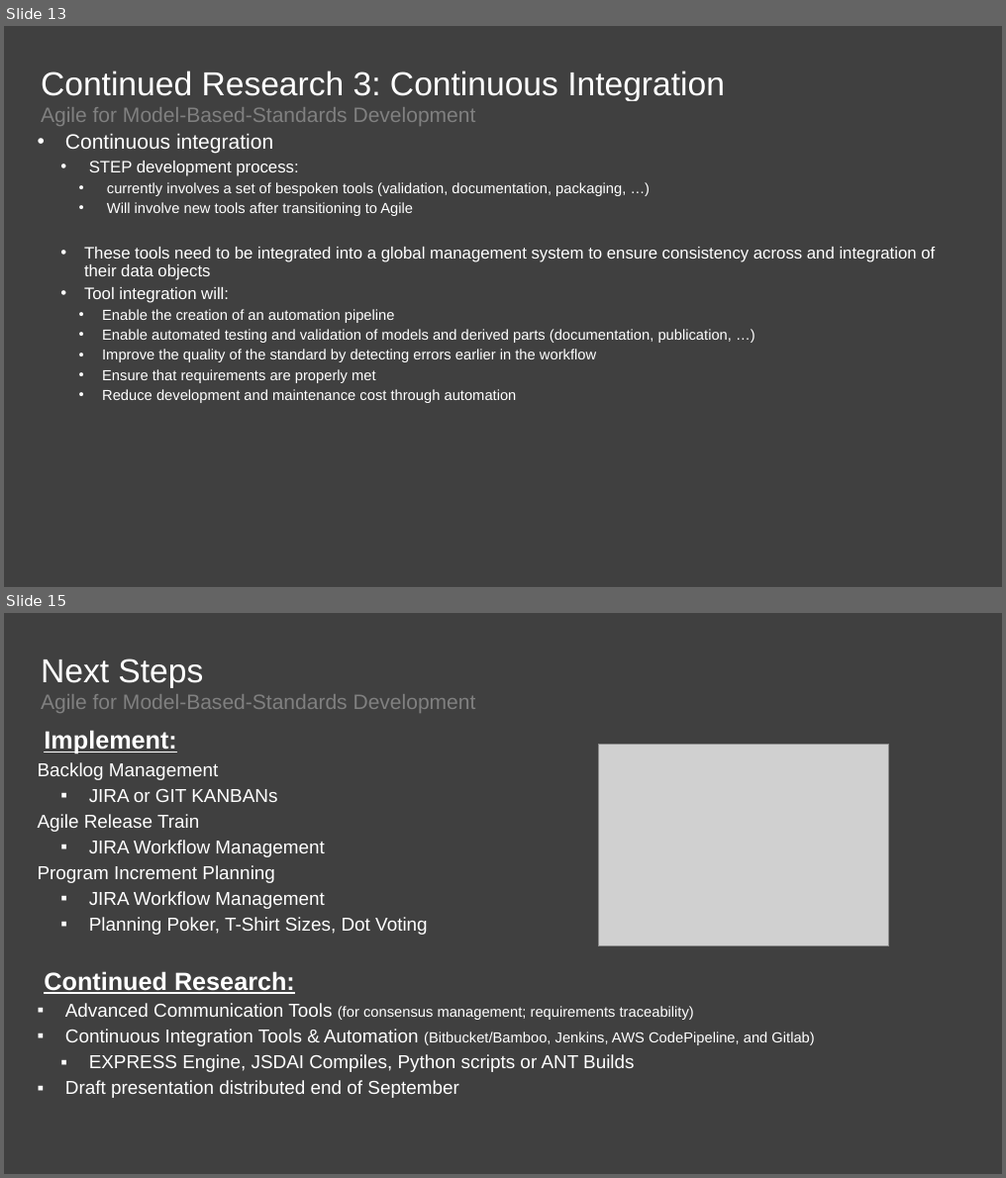
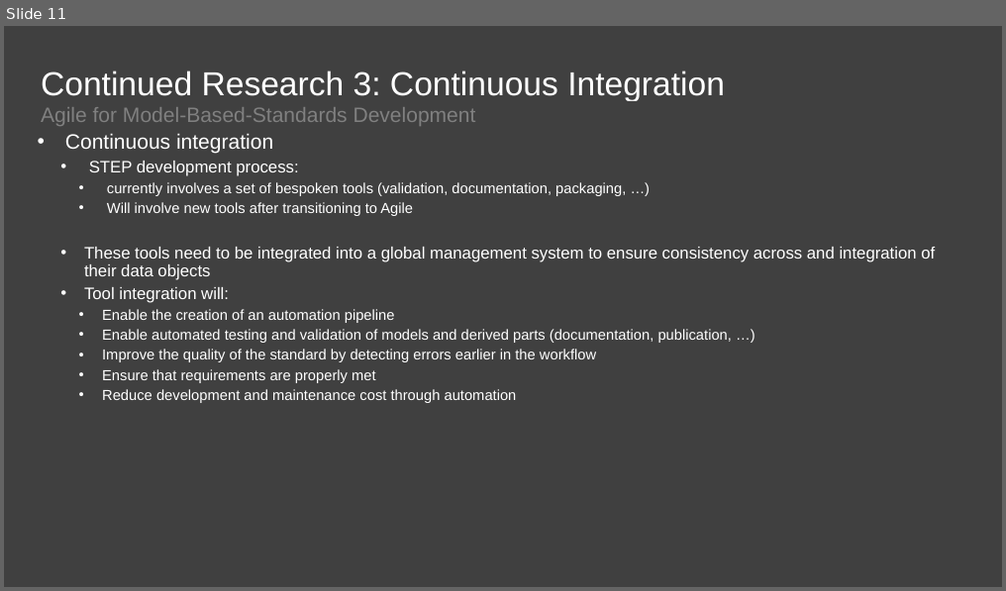
Before and after one commit to agile4mbsd/papers, a slide deck: 01 - Agile for Model-Based Standards Development/D - Presentations/PDES.Presentation.pptx. Shown one above the other, each under a label of ours: slides 13 and 15 before the commit, slide 11 after it; the slides between them are not shown. The pictures are 1006x1178 and 1006x591 pixels, drawn with LibreOffice and Linux fonts; fonts in the diff are those of the drawing; grey boxes stand for pictures; background and template pictures are left out. Boxes give left, top, right and bottom in pixels: in the first picture for what was removed or moved away, otherwise in the second. Text is boxed around its words. In the diff, an @@ line names an element or a change of style, - is before the commit and + after.

Commit message:
Agile complete

```diff
--- a/01 - Agile for Model-Based Standards Development/D - Presentations/PDES.Presentation.pptx
+++ b/01 - Agile for Model-Based Standards Development/D - Presentations/PDES.Presentation.pptx
@@ slide 15 removed at (4, 613, 1002, 1174), background #404040 @@
@@ title removed at (41, 659, 203, 688) @@
-Next Steps
@@ text removed at (41, 694, 476, 713) @@
-Agile for Model-Based-Standards Development
@@ text removed at (38, 730, 814, 1098) @@
-  Implement:
-Backlog Management
-  ▪ JIRA or GIT KANBANs
-Agile Release Train
-  ▪ JIRA Workflow Management
-Program Increment Planning
-  ▪ JIRA Workflow Management
-  ▪ Planning Poker, T-Shirt Sizes, Dot Voting
-  Continued Research:
-▪ Advanced Communication Tools (for consensus management; requirements traceability)
-▪ Continuous Integration Tools & Automation (Bitbucket/Bamboo, Jenkins, AWS CodePipeline, and Gitlab)
-  ▪ EXPRESS Engine, JSDAI Compiles, Python scripts or ANT Builds
-▪ Draft presentation distributed end of September
@@ picture removed at (598, 745, 889, 947) @@
@@ what was slide 13 is now slide 11 @@
```
Also in this commit, not shown: 2 slides changed, 1 slide added, 2 other slides removed.
